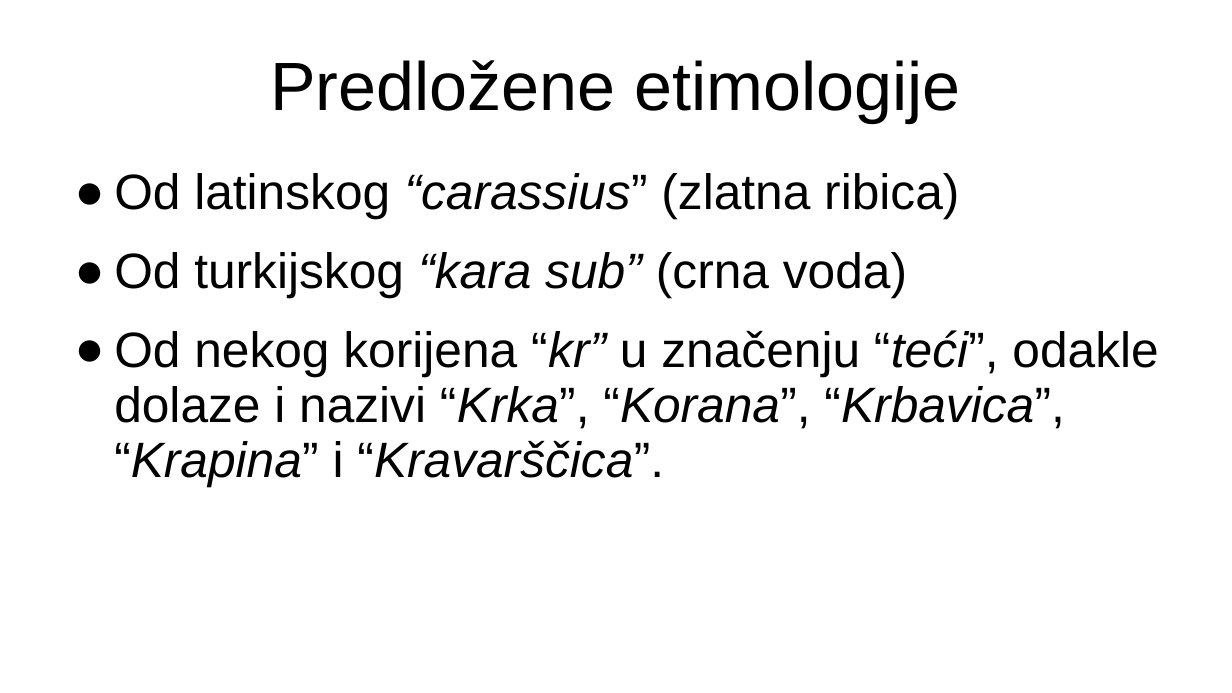
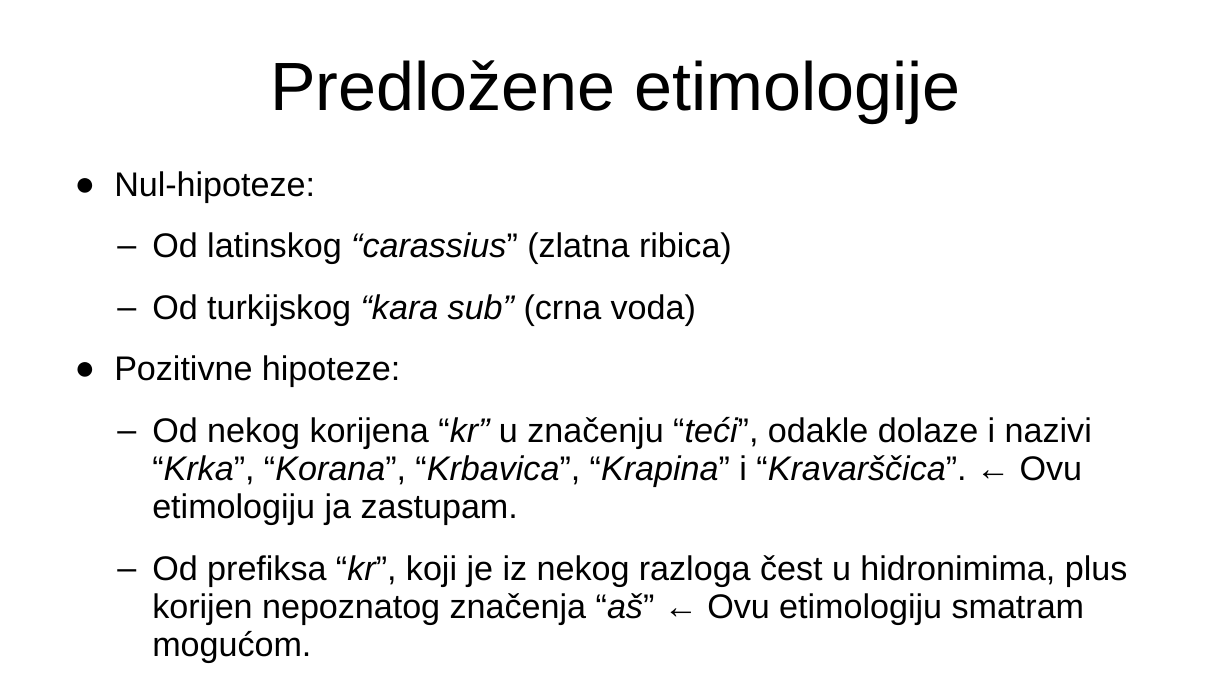
Before and after one commit to FlatAssembler/FlatAssembler.github.io, a slide deck: slide 4 of Karasica.ppt. Drawn at 1232x693 pixels with LibreOffice and Linux fonts; fonts in the diff are those of the drawing. Boxes give left, top, right and bottom in pixels: in the first picture for what was removed or moved away, otherwise in the second. Text is boxed around its words. In the diff, an @@ line names an element or a change of style, - is before the commit and + after.

```diff
--- a/Karasica.ppt
+++ b/Karasica.ppt
@@ text at [114,171,315,202]: paragraph added @@
+● Nul-hipoteze:
@@ text at [152,232,732,325]: size 32 to 22 pt in "Od latinskog “carassius” (zlatna ribica)", "Od turkijskog “kara sub” (crna voda)"; bullet ● to –; list level 1 to 2 in "Od latinskog “carassius” (zlatna ribica)"; list level 1 to 2 in "Od turkijskog “kara sub” (crna ..." @@
@@ text at [114,355,1128,663]: text changed; size 32 to 22 pt @@
-● Od nekog korijena “kr” u značenju “teći”, odakle dolaze i nazivi “Krka”, “Korana”, “Krbavica”, “Krapina” i “Kravarščica”.
+● Pozitivne hipoteze:
+  – Od nekog korijena “kr” u značenju “teći”, odakle dolaze i nazivi “Krka”, “Korana”, “Krbavica”, “Krapina” i “Kravarščica”. ← Ovu etimologiju ja zastupam.
+  – Od prefiksa “kr”, koji je iz nekog razloga čest u hidronimima, plus korijen nepoznatog značenja “aš” ← Ovu etimologiju smatram mogućom.
```
Also in this commit, not shown: 4 other slides changed.
